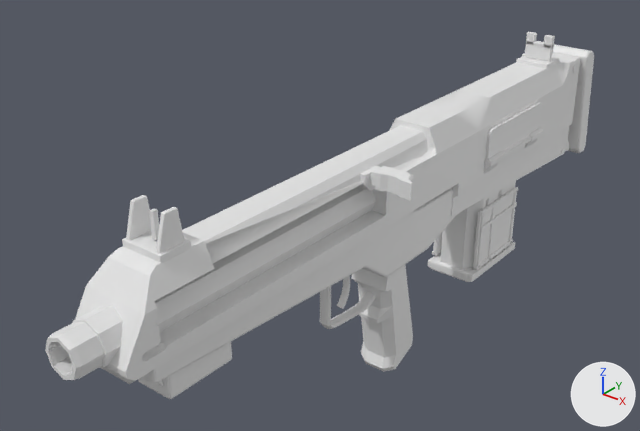
Before and after pictures for a commit that changed the OBJ model src/main/resources/assets/ntmgunfeel/models/weapons/gl54.obj.
Before and after are seen from a camera (50 mm lens) standing at (4.71, -7.09, 5.04) and looking at (-0.62, -0.43, 0.91). Lighting does not change. The marker at lower right points along +X, +Y and +Z. The picture after the commit comes second. Where no turn or scale is listed for an object, it has been applied to the vertices.

Names of what the first picture shows: 'Body', 'ChargingHandle', 'FrontIronSight', 'LaserRangefinder', 'Magazine', 'RearIronSight', 'StockButtpad', 'TitaniumBarrel' and 1 more.
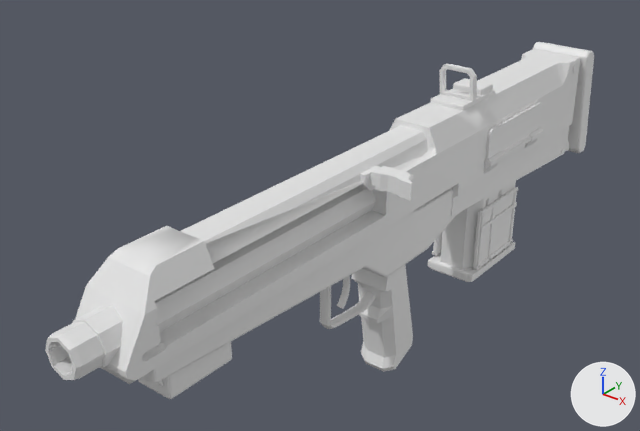
Boxes (x1, y1, x2, y2) around the edits, measured in the pictures (640 x 431 px):
'FrontIronSight', deleted: before (122, 195, 191, 263)
'ReflexSight', added: after (431, 63, 495, 110)
'RearIronSight', deleted: before (516, 32, 559, 68)

Diff of the bpy script that builds the scene:
```diff
--- a/src/main/resources/assets/ntmgunfeel/models/weapons/gl54.obj.py
+++ b/src/main/resources/assets/ntmgunfeel/models/weapons/gl54.obj.py
@@ me_reflexsight @@
+me_reflexsight.from_pydata(...)  # 280 vertices, 276 faces; spans x -0.216..0.216, y 1.008..1.728, z 1.818..2.28
@@ ob_frontironsight @@
-ob_frontironsight = bpy.data.objects.new('FrontIronSight', me_frontironsight)
-ob_frontironsight.location = (0.0, 0.0, 0.0)
@@ ob_rearironsight @@
-ob_rearironsight = bpy.data.objects.new('RearIronSight', me_rearironsight)
-ob_rearironsight.location = (0.0, 0.0, 0.0)
@@ ob_reflexsight @@
+ob_reflexsight = bpy.data.objects.new('ReflexSight', me_reflexsight)
+ob_reflexsight.location = (0.0, 0.0, 0.0)
```
